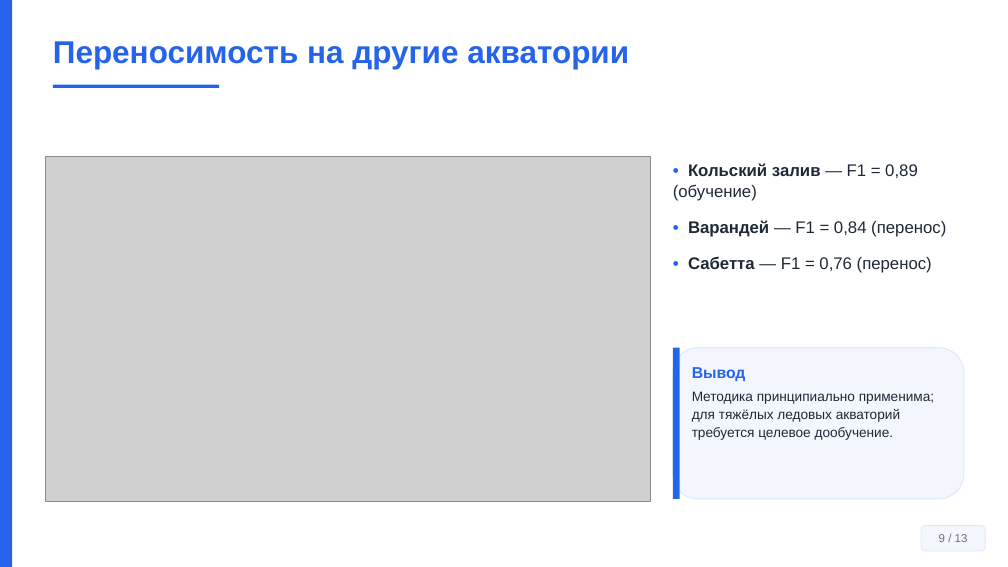
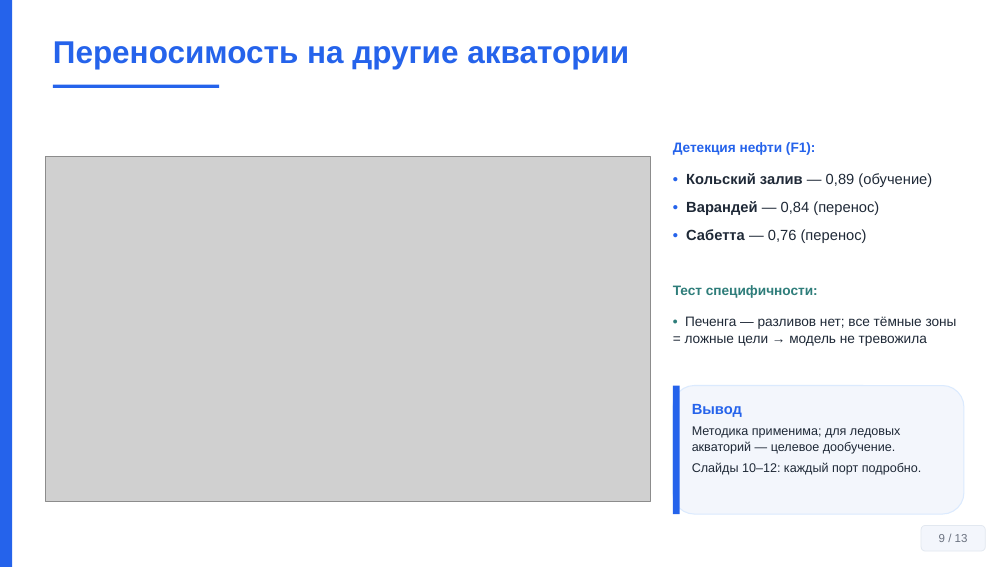
Before and after one commit to Confucius-hub/spbu_db_hw, a slide deck: slide 9 of thesis/vkr_final/Презентация_Финал_Байханов_2026.pptx. Drawn at 1008x567 pixels with LibreOffice and Linux fonts; fonts in the diff are those of the drawing; grey boxes stand for pictures. Boxes give left, top, right and bottom in pixels: in the first picture for what was removed or moved away, otherwise in the second. Text is boxed around its words. In the diff, an @@ line names an element or a change of style, - is before the commit and + after.

```diff
--- a/thesis/vkr_final/Презентация_Финал_Байханов_2026.pptx
+++ b/thesis/vkr_final/Презентация_Финал_Байханов_2026.pptx
@@ text added at [673,142,815,155], 13 pt, text #2563EB, bold @@
+Детекция нефти (F1):
@@ text at [686,173,932,243]: text changed; size 16 to 14 pt @@
-• Кольский залив — F1 = 0,89 (обучение)
-• Варандей — F1 = 0,84 (перенос)
-• Сабетта — F1 = 0,76 (перенос)
+• Кольский залив — 0,89 (обучение)
+• Варандей — 0,84 (перенос)
+• Сабетта — 0,76 (перенос)
@@ text added at [673,285,818,298], 13 pt, text #2E7D7A, bold @@
+Тест специфичности:
@@ text added at [685,316,957,346], 13 pt, text #1F2937 @@
+• Печенга — разливов нет; все тёмные зоны
+= ложные цели → модель не тревожила
@@ rounded rectangle: place and size @@
-rounded rectangle at [673,348,964,499]
+rounded rectangle at [673,386,964,514]
@@ rectangle: place and size @@
-rectangle at [673,348,680,499]
+rectangle at [673,386,680,514]
@@ text at [692,404,742,417]: size 15 to 14 pt in "Вывод" @@
@@ text "Вывод": place and size @@
-text "Вывод" at [692,367,934,440]
+text "Вывод" at [692,404,922,475]
@@ text at [692,426,922,475]: text changed; size 13 to 12 pt @@
-Методика принципиально применима; для тяжёлых ледовых акваторий требуется целевое дообучение.
+Методика применима; для ледовых акваторий — целевое дообучение.
+Слайды 10–12: каждый порт подробно.
```
Also in this commit, not shown: 1 other slide changed, 1 other file.
